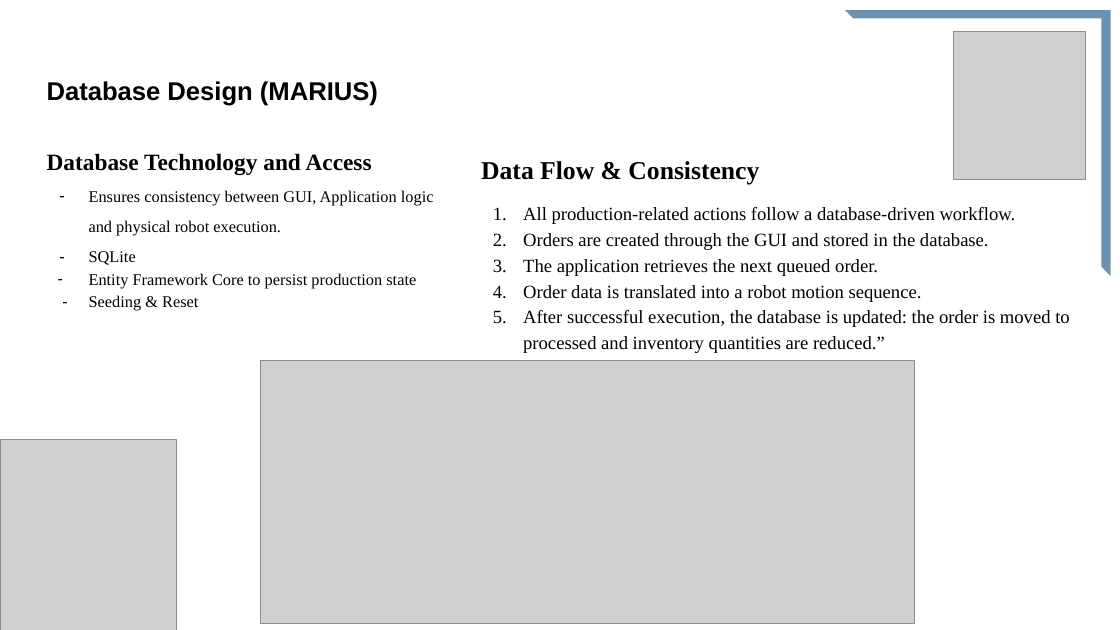
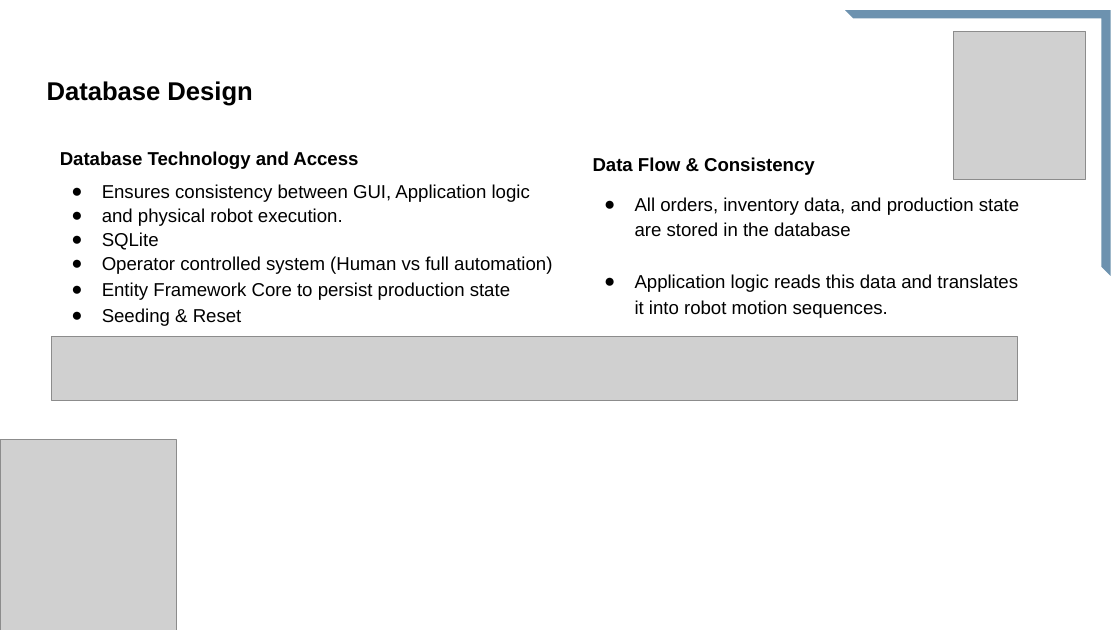
Before and after one commit to Marius36912/InventorySystem2-kopi, a slide deck: slide 9 of Doc/Præsentation grp. 1.pptx (slide 8 before the commit). Drawn at 1120x630 pixels with LibreOffice and Linux fonts; fonts in the diff are those of the drawing; grey boxes stand for pictures. Boxes give left, top, right and bottom in pixels: in the first picture for what was removed or moved away, otherwise in the second. Text is boxed around its words. In the diff, an @@ line names an element or a change of style, - is before the commit and + after.

```diff
--- a/Doc/Præsentation grp. 1.pptx
+++ b/Doc/Præsentation grp. 1.pptx
@@ title at [47,81,252,106]: text changed @@
-Database Design (MARIUS)
+Database Design
@@ text "Database Technology and Access": place and size @@
-text "Database Technology and Access" at [47,153,434,311]
+text "Database Technology and Access" at [60,151,552,326]
@@ text "Data Flow & Consistency": place and size @@
-text "Data Flow & Consistency" at [481,161,1069,353]
+text "Data Flow & Consistency" at [593,157,1019,318]
@@ text at [60,151,530,326]: size 20 to 16 pt in "Database Technology and Access"; font Times New Roman to Arial in "Database Technology and Access", "Ensures consistency between GUI, Application logic", "and physical robot execution.", "SQLite" and 2 more places; size 14 to 16 pt in "Ensures consistency between GUI, Application logic", "and physical robot execution.", "SQLite", "Entity Framework Core to persist production state" and 1 more places; bullet - to ●; bullet none to ●; less space between paragraphs @@
@@ text at [593,157,815,175]: size 22 to 16 pt, font Times New Roman to Arial in "Data Flow & Consistency" @@
@@ text at [635,197,1019,318]: text changed; font Times New Roman to Arial @@
-1. All production-related actions follow a database-driven workflow.
-2. Orders are created through the GUI and stored in the database.
-3. The application retrieves the next queued order.
-4. Order data is translated into a robot motion sequence.
-5. After successful execution, the database is updated: the order is moved to processed and inventory quantities are reduced.”
+● All orders, inventory data, and production state are stored in the database
+● Application logic reads this data and translates it into robot motion sequences.
@@ text at [102,256,552,274]: paragraph added @@
+● Operator controlled system (Human vs full automation)
@@ picture added at [51,337,1017,401] @@
@@ picture removed at [260,360,915,623] @@
```
Also in this commit, not shown: 13 other slides changed, 5 slides added, 2 slides removed, 1 other file.
